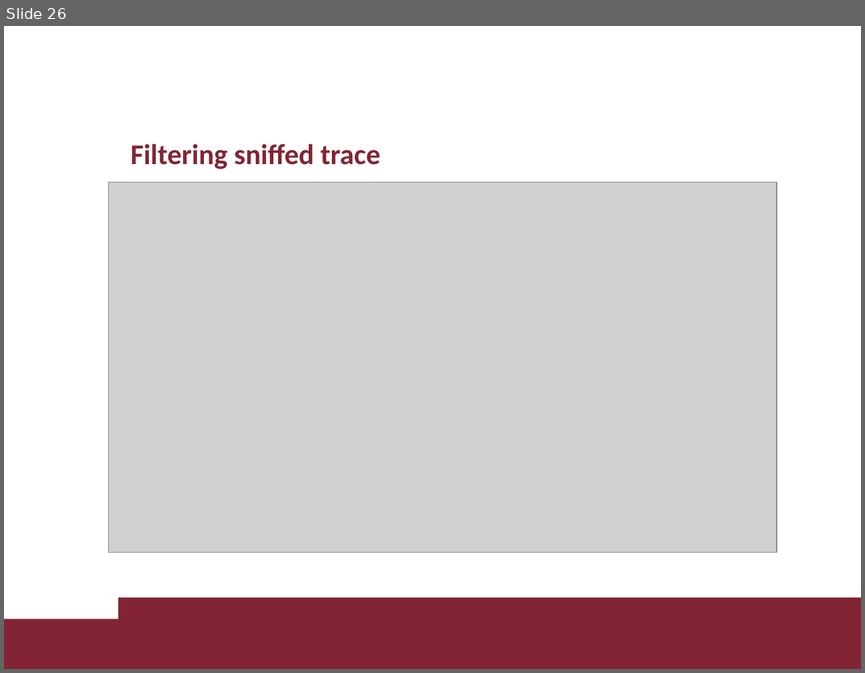
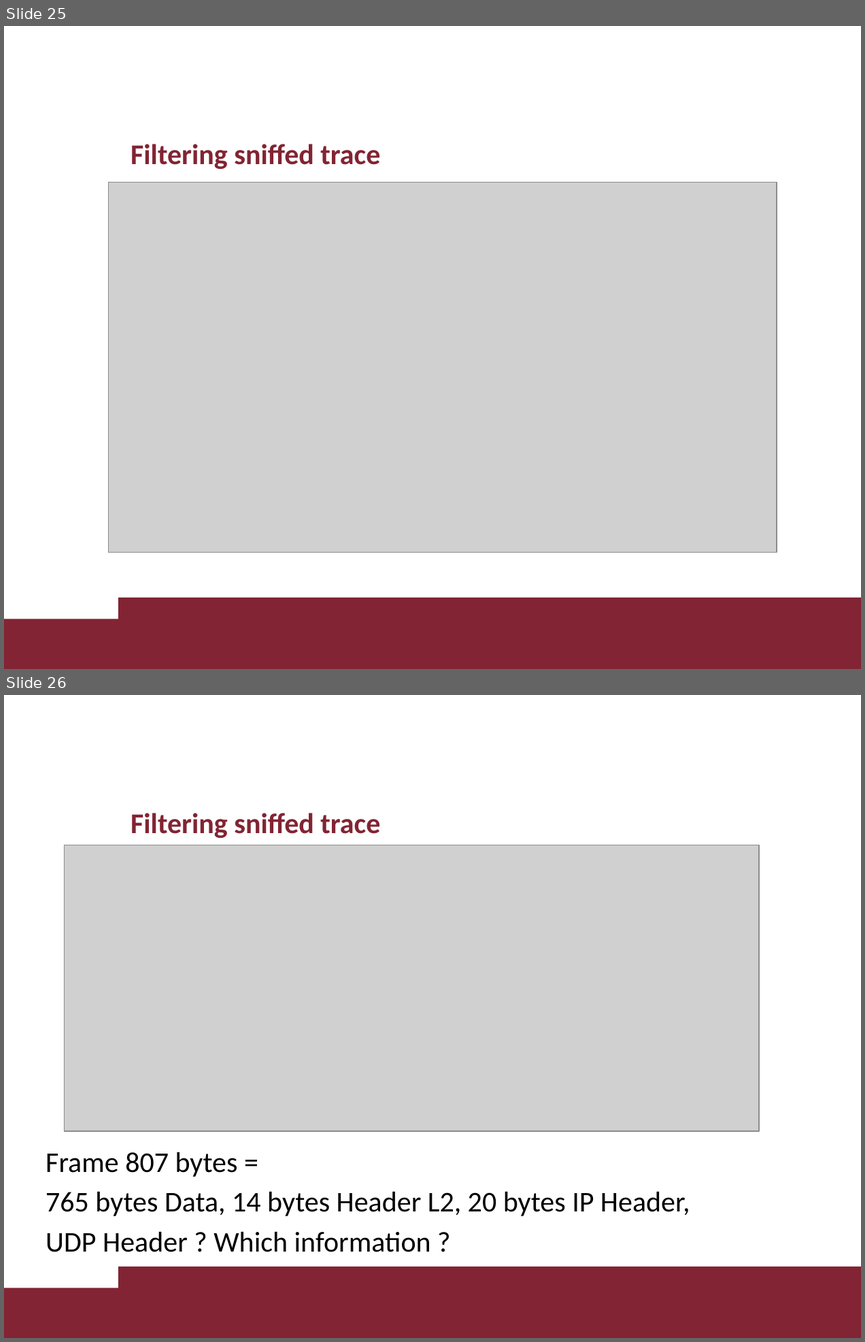
Before and after one commit to davaureli/NBD_LabSession, a slide deck: Lecture 1/Lecture 1.pptx. Shown one above the other, each under a label of ours: slide 26 before the commit, slides 25 and 26 after it. The pictures are 865x673 and 865x1342 pixels, drawn with LibreOffice and Linux fonts; fonts in the diff are those of the drawing; grey boxes stand for pictures; background and template pictures are left out. Boxes give left, top, right and bottom in pixels: in the first picture for what was removed or moved away, otherwise in the second. Text is boxed around its words. In the diff, an @@ line names an element or a change of style, - is before the commit and + after.

```diff
--- a/Lecture 1/Lecture 1.pptx
+++ b/Lecture 1/Lecture 1.pptx
@@ slide 26 added at (4, 695, 861, 1338), background #FFFFFF; not listed: 2 template elements that a slide beside it also shows @@
@@ title added at (130, 813, 380, 838), 24 pt, text #822433, bold @@
+Filtering sniffed trace
@@ picture added at (64, 845, 759, 1131) @@
@@ text added at (45, 1151, 690, 1252), 24 pt, text #000000 @@
+Frame 807 bytes =
+765 bytes Data, 14 bytes Header L2, 20 bytes IP Header,
+UDP Header ? Which information ?
@@ what was slide 26 is now slide 25 @@
```
Also in this commit, not shown: 5 other slides added.
